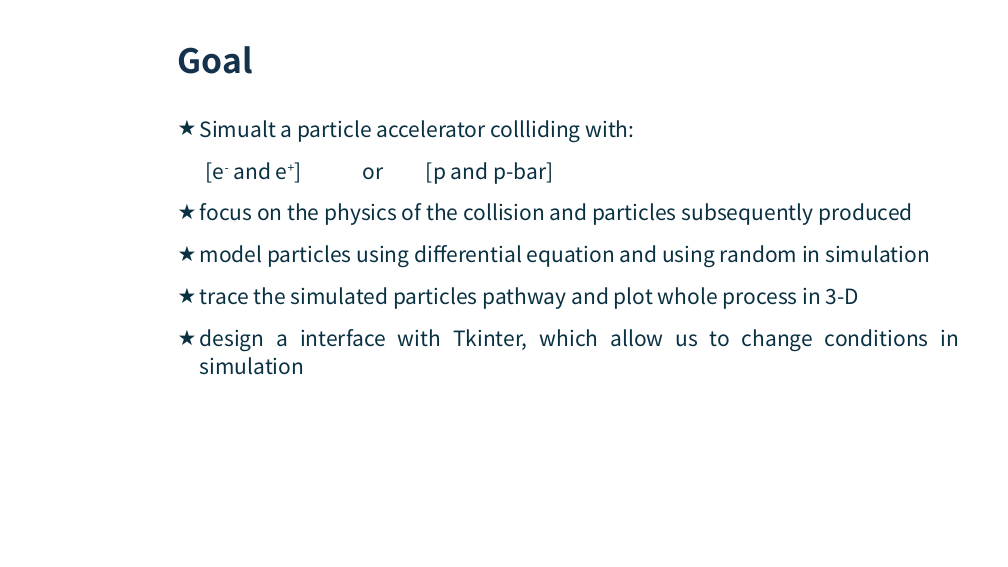
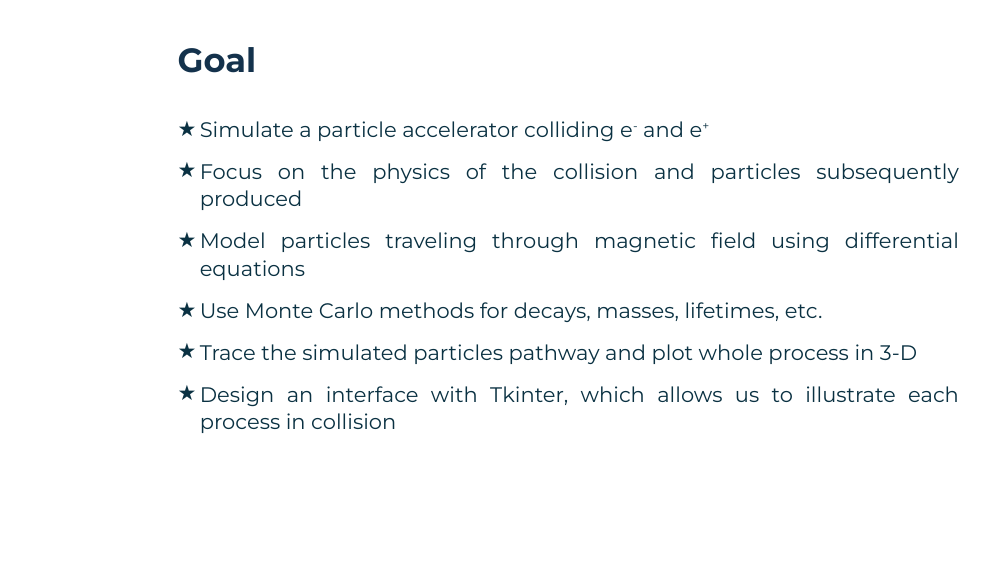
Before and after one commit to pitt1321-2161/Particle_Accelerator_Simulation, a slide deck: slide 2 of Particle Accelerator Simulation.pptx. Drawn at 1008x567 pixels with LibreOffice and Linux fonts; fonts in the diff are those of the drawing; background and template pictures are left out. Boxes give left, top, right and bottom in pixels: in the first picture for what was removed or moved away, otherwise in the second. Text is boxed around its words. In the diff, an @@ line names an element or a change of style, - is before the commit and + after.

```diff
--- a/Particle Accelerator Simulation.pptx
+++ b/Particle Accelerator Simulation.pptx
@@ title "Goal" at bbox=[178, 47, 256, 73]: font Noto Sans CJK SC to Montserrat @@
@@ text at bbox=[200, 121, 959, 433]: text changed; font Noto Sans CJK SC to Montserrat @@
-★ Simualt a particle accelerator collliding with:
-[e- and e+] or [p and p-bar]
-★ focus on the physics of the collision and particles subsequently produced
-★ model particles using differential equation and using random in simulation
-★ trace the simulated particles pathway and plot whole process in 3-D
-★ design a interface with Tkinter, which allow us to change conditions in simulation
+★ Simulate a particle accelerator colliding e- and e+
+★ Focus on the physics of the collision and particles subsequently produced
+★ Model particles traveling through magnetic field using differential equations
+★ Use Monte Carlo methods for decays, masses, lifetimes, etc.
+★ Trace the simulated particles pathway and plot whole process in 3-D
+★ Design an interface with Tkinter, which allows us to illustrate each process in collision
```
Also in this commit, not shown: 9 other slides changed, 17 slides added, 7 other files.
